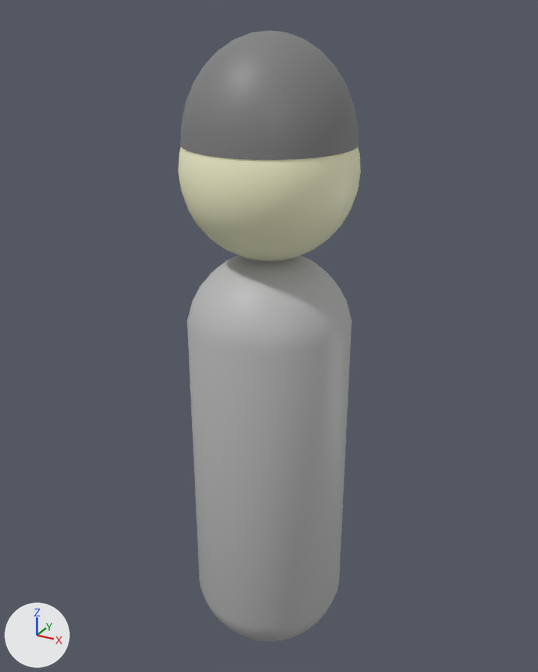
The Blender file assets/enemy.blend as it was, and as the next commit left it.
One viewpoint serves both versions: a 50 mm camera at (2.25, -4.1, 4.46) aimed at (-0.06, 0.09, 2.37). Every picture has the same lights, and +X, +Y and +Z are marked at lower left.
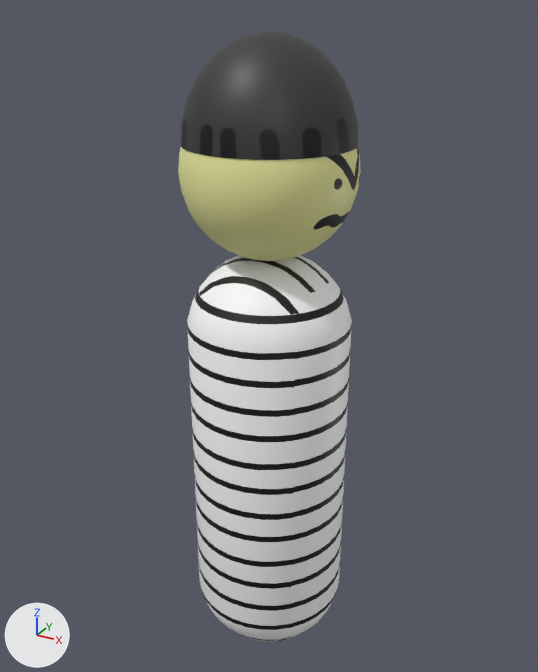
What differs and where, as boxes [x1, y1, x2, y2] in the pictures (538 x 672 px):
```json
{"object": "Sphere", "change": "surface changed", "before": [187, 255, 352, 642], "after": [187, 255, 352, 642]}
{"object": "Sphere.002", "change": "surface changed", "before": [180, 30, 358, 160], "after": [180, 30, 358, 160]}
{"object": "Sphere.001", "change": "surface changed", "before": [178, 147, 361, 261], "after": [178, 147, 361, 261], "on screen": "grey to beige"}
```

Edits to the scene script, one JSON object a line:
```json
{"op": "add", "block": "img_untitled_003", "code": ["img_untitled_003 = load_image('Untitled.003', '_unpacked/Untitled.003', 512, 512, 'sRGB')"]}
{"op": "add", "block": "img_untitled_001", "code": ["img_untitled_001 = load_image('Untitled.001', '_unpacked/Untitled.001', 1024, 1024, 'sRGB')"]}
{"op": "add", "block": "img_untitled", "code": ["img_untitled = load_image('Untitled', '_unpacked/Untitled', 1024, 1024, 'sRGB')"]}
{"op": "remove", "block": "mat_material_001", "code": "mat_material_001.base_color = (0.5, 0.5, 0.5)  # grey #bcbcbc"}
{"op": "add", "block": "mat_material_001", "code": "mat_material_001.texture = img_untitled"}
{"op": "remove", "block": "mat_material_002", "code": "mat_material_002.base_color = (0.915, 0.912, 0.619)  # white #f5f5ce"}
{"op": "add", "block": "mat_material_002", "code": "mat_material_002.texture = img_untitled_001"}
{"op": "remove", "block": "mat_material_003", "code": "mat_material_003.base_color = (0.213, 0.213, 0.213)  # grey #7f7f7f"}
{"op": "add", "block": "mat_material_003", "code": "mat_material_003.texture = img_untitled_003"}
```
